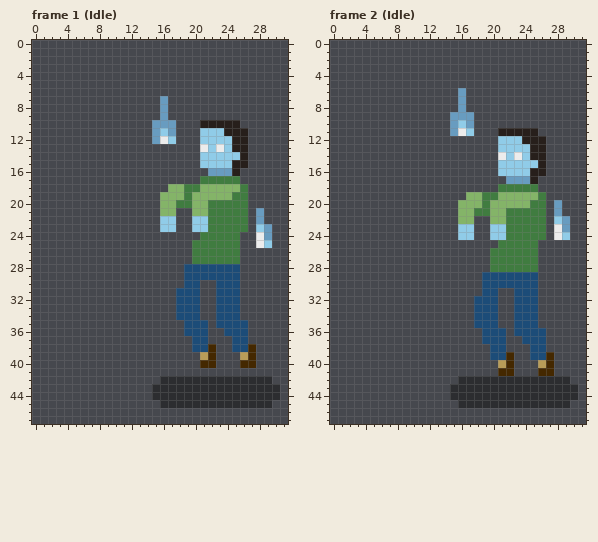
A pixel-art file gets an edit: Arte/Jose_Bonaparte_Full.aseprite. The picture above was drawn from the file before the commit.
32x48 pixels, 13 frames. Colours within 5 levels of each other are drawn and written as one. Shown: frame 1 (Idle), frame 2 (Idle). The commit also changed other frames, which this record leaves out.
The same view after the edit:
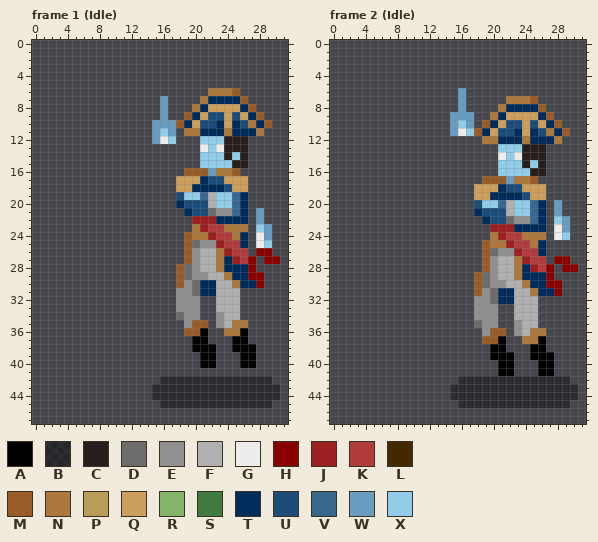
Palette (. is transparent): A #000000  B #05040365  C #271f1b  D #6c6c6c  E #909090  F #b0b0b0  G #ececec  H #880000  J #9c2020  K #b03c3c  L #442800  M #985c28  N #ac783c  P #b89c58  Q #cca05c  R #84b468  S #407c40  T #002c5c  U #1c4c78  V #386890  W #689cc0  X #90cce8
Message: Jose bonaparte animaciones full body
Difference:
--- frame 1 (Idle), layer "Layer 3 Copy"
@@ x 14..31 @@
  5 ..................
- 6 ..................
- 7 ..W...............
- 8 ..W...............
- 9 ..W...............
-10 .WWW...CCCCC......
-11 .WXW...XXXCCC.....
-12 .WGX...XXXXCC.....
-13 .......GXGXCC.....
-14 .......XXXXXC.....
+ 6 ........NNNM......
+ 7 ..W....NTTTTM.....
+ 8 ..W...NTQQQQTM....
+ 9 ..W..MTQUUQUQTM...
+10 .WWWMTQUUTQTUNTM..
+11 .WXW.NNTTTNTTTN...
+12 .WGX...XXXCCC.....
+13 .......GXGCCC.....
+14 .......XXXCXC.....
 15 .......XXXXCC.....
-16 ........WWWC......
-17 .......SSSSS......
-18 ...RRSSRRRRRS.....
-19 ..RRRSRRRRRSS.....
-20 ..RRSSRRSSSSS.....
-21 ..RR..RRSSSSS.W...
-22 ..XX..XXSSSSS.W...
-23 ..XX..XXSSSSS.XW..
-24 .......SSSSS..GW..
-25 ......SSSSSS..GX..
-26 ......SSSSSS......
-27 ......SSSSSS......
-28 .....UUUUUUU......
-29 .....UUUUUUU......
-30 .....UU..UUU......
-31 ....UUU..UUU......
-32 ....UUU..UUU......
-33 ....UUU..UUU......
-34 ....UUU..UUU......
-35 .....UUU.UUUU.....
-36 .....UUU..UUU.....
-37 ......UU...UU.....
-38 ......UUL..UUL....
-39 .......PL...PL....
-40 .......LL...LL....
+16 .....MMMWNNM......
+17 ....QQQTUUQQQ.....
+18 ....QQTTTTUQQ.....
+19 ....UXXVFXXVT.....
+20 ....TUUUFXXVT.....
+21 .....TUUDEEVT.W...
+22 ......JJJTTTT.W...
+23 ......NJKKNNN.XW..
+24 .....MNNJKKNT.GW..
+25 .....MDEEJKKT.GX..
+26 .....MEFFNJKK.HH..
+27 .....MEFFNTJKH.HH.
+28 ....MDEFFNTTTH....
+29 ....MDEEFFNTTHH...
+30 ....MEDTTFFNTTH...
+31 ....EEDTTFFF......
+32 ....EEE..FFF......
+33 ....EEE..FFF......
+34 ....DEE..EFF......
+35 .....EMM.EFNN.....
+36 .....MMA..NNA.....
+37 ......AA...AA.....
+38 ......AAA..AAA....
+39 .......AA...AA....
+40 .......AA...AA....
 41 ..................
--- frame 2 (Idle), layer "Layer 3 Copy"
@@ x 14..31 @@
  6 ..W...............
- 7 ..W...............
- 8 ..W...............
- 9 .WWW..............
-10 .WXW..............
-11 .WGX...CCCCC......
-12 .......XXXCCC.....
-13 .......XXXXCC.....
-14 .......GXGXCC.....
-15 .......XXXXXC.....
+ 7 ..W.....NNNM......
+ 8 ..W....NTTTTM.....
+ 9 .WWW..NTQQQQTM....
+10 .WXW.MTQUUQUQTM...
+11 .WGXMTQUUTQTUNTM..
+12 .....NNTTTNTTTN...
+13 .......XXXCCC.....
+14 .......GXGCCC.....
+15 .......XXXCXC.....
 16 .......XXXXCC.....
-17 ........WWWC......
-18 .......SSSSS......
-19 ...RRSSRRRRRS.....
-20 ..RRRSRRRRRSS.W...
-21 ..RRSSRRSSSSS.W...
-22 ..RR..RRSSSSS.XW..
-23 ..XX..XXSSSSS.GW..
-24 ..XX..XXSSSSS.GX..
-25 .......SSSSS......
-26 ......SSSSSS......
-27 ......SSSSSS......
-28 ......SSSSSS......
-29 .....UUUUUUU......
-30 .....UUUUUUU......
-31 .....UU..UUU......
-32 ....UUU..UUU......
-33 ....UUU..UUU......
-34 ....UUU..UUU......
-35 ....UUU..UUU......
-36 .....UUU.UUUU.....
-37 .....UUU..UUU.....
-38 ......UU...UU.....
-39 ......UUL..UUL....
-40 .......PL...PL....
-41 .......LL...LL....
+17 .....MMMWNNM......
+18 ....QQQTUUQQQ.....
+19 ....QQTTTTUQQ.....
+20 ....UXXVFXXVT.W...
+21 ....TUUUFXXVT.W...
+22 .....TUUDEEVT.XW..
+23 ......JJJTTTT.GW..
+24 ......NJKKNNN.GX..
+25 .....MNNJKKNT.....
+26 .....MDEEJKKT.....
+27 .....MEFFNJKK.HH..
+28 .....MEFFNTJKH.HH.
+29 ....MDEFFNTTTH....
+30 ....MDEEFFNTTHH...
+31 ....MEDTTFFNTTH...
+32 ....EEDTTFFF......
+33 ....EEE..FFF......
+34 ....EEE..FFF......
+35 ....DEE..EFF......
+36 .....EMM.EFNN.....
+37 .....MMA..NNA.....
+38 ......AA...AA.....
+39 ......AAA..AAA....
+40 .......AA...AA....
+41 .......AA...AA....
 42 ..BBBBBBBBBBBBBB..
Where, in picture pixels (left, top, right, bottom), the same in both pictures:
changed: (160, 88, 280, 368)
changed: (458, 96, 578, 376)
